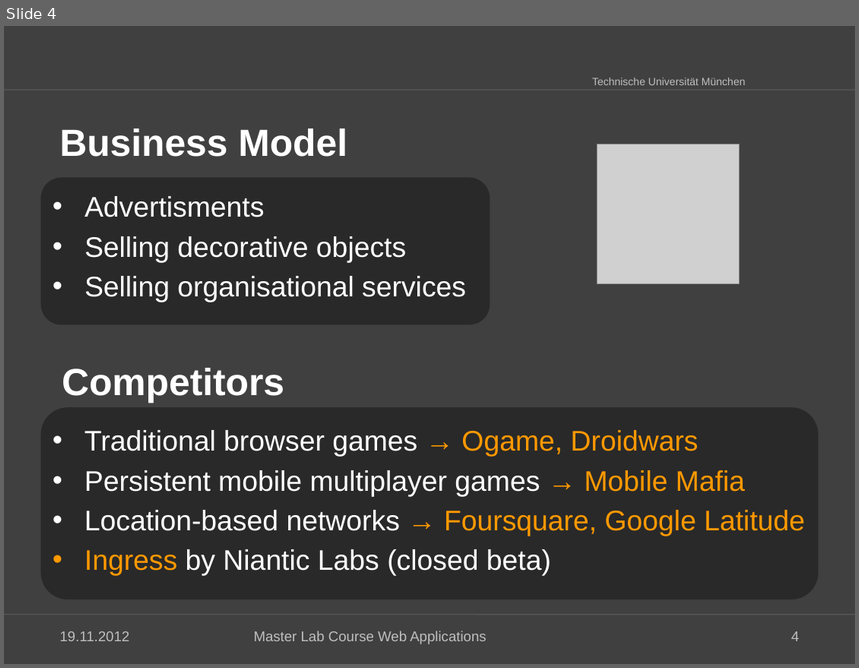
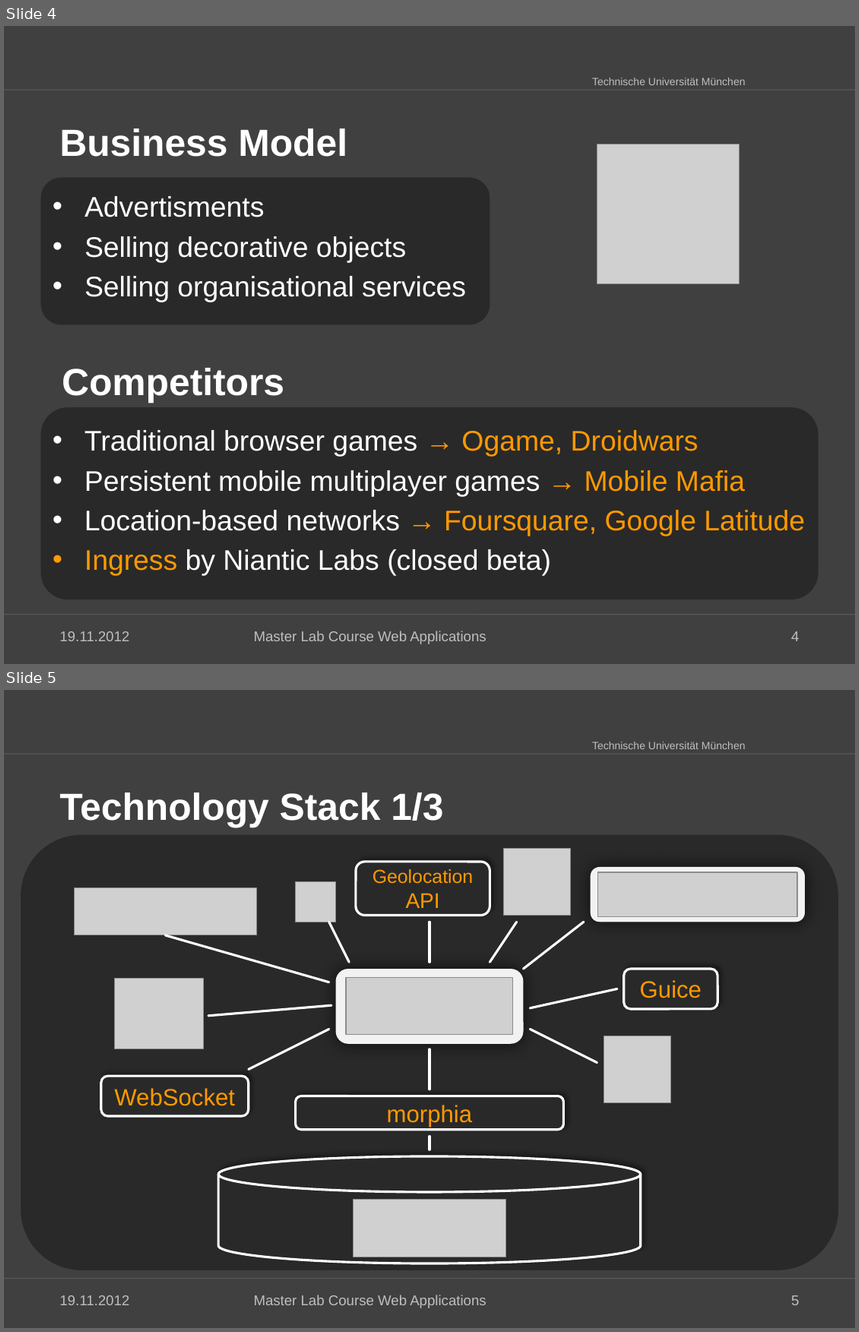
Before and after one commit to kneczaj/pi-puppids, a slide deck: docs/group4_Final_Presentation.pptx. Shown one above the other, each under a label of ours: slide 4 before the commit, slides 4 and 5 after it. The pictures are 859x668 and 859x1332 pixels, drawn with LibreOffice and Linux fonts; fonts in the diff are those of the drawing; grey boxes stand for pictures; background and template pictures are left out. Boxes give left, top, right and bottom in pixels: in the first picture for what was removed or moved away, otherwise in the second. Text is boxed around its words. In the diff, an @@ line names an element or a change of style, - is before the commit and + after.

```diff
--- a/docs/group4_Final_Presentation.pptx
+++ b/docs/group4_Final_Presentation.pptx
@@ slide 5 added at bbox=[4, 690, 855, 1328], background #404040; not listed: 3 template elements that a slide beside it also shows @@
@@ title added at bbox=[59, 793, 443, 828], 32 pt, text #FFFFFF, bold @@
+Technology Stack 1/3
@@ rounded rectangle added at bbox=[21, 834, 839, 1271], fill #292929 @@
@@ picture added at bbox=[503, 848, 570, 915] @@
@@ rounded rectangle added at bbox=[356, 862, 489, 916], fill #292929, outline #FFFFFF 2 pt, 16 pt, text #FF9900 @@
+Geolocation
+API
@@ rounded rectangle added at bbox=[591, 867, 805, 923], fill #F2F2F2 @@
@@ picture added at bbox=[75, 888, 257, 936] @@
@@ picture added at bbox=[296, 882, 336, 922] @@
@@ picture added at bbox=[598, 872, 797, 916] @@
@@ line added from (166, 935) to (329, 983), #FFFFFF 2 pt @@
@@ line added from (329, 923) to (350, 962), #FFFFFF 2 pt @@
@@ line added from (430, 923) to (430, 962), #FFFFFF 2 pt @@
@@ line added from (516, 923) to (490, 962), #FFFFFF 2 pt @@
@@ line added from (584, 923) to (523, 969), #FFFFFF 2 pt @@
@@ picture added at bbox=[115, 979, 203, 1049] @@
@@ rounded rectangle added at bbox=[336, 969, 523, 1044], fill #F2F2F2 @@
@@ picture added at bbox=[346, 978, 513, 1035] @@
@@ rounded rectangle added at bbox=[623, 969, 718, 1009], fill #292929, outline #FFFFFF 2 pt, 20 pt, text #FF9900 @@
+Guice
@@ line added from (332, 1006) to (208, 1016), #FFFFFF 2 pt @@
@@ line added from (617, 989) to (530, 1008), #FFFFFF 2 pt @@
@@ line added from (248, 1070) to (329, 1030), #FFFFFF 2 pt @@
@@ line added from (530, 1030) to (598, 1063), #FFFFFF 2 pt @@
@@ line added from (430, 1049) to (430, 1089), #FFFFFF 2 pt @@
@@ picture added at bbox=[604, 1036, 671, 1103] @@
@@ rounded rectangle added at bbox=[101, 1076, 248, 1116], fill #292929, outline #FFFFFF 2 pt, 20 pt, text #FF9900 @@
+WebSocket
@@ rounded rectangle added at bbox=[296, 1096, 564, 1129], fill #292929, outline #FFFFFF 2 pt, 20 pt, text #FF9900 @@
+morphia
@@ line added from (430, 1137) to (430, 1150), #FFFFFF 2 pt @@
@@ cylinder added at bbox=[218, 1157, 641, 1264], fill #292929, outline #FFFFFF 2 pt @@
@@ picture added at bbox=[353, 1199, 506, 1257] @@
@@ text added at bbox=[59, 1296, 129, 1306], 12 pt, text #BFBFBF @@
+19.11.2012
@@ text added at bbox=[254, 1295, 486, 1309], 12 pt, text #BFBFBF @@
+Master Lab Course Web Applications
@@ page number added at bbox=[791, 1296, 799, 1306], 12 pt, text #BFBFBF @@
+5
```
Also in this commit, not shown: 2 slides changed, 7 other slides added, 8 other files.
